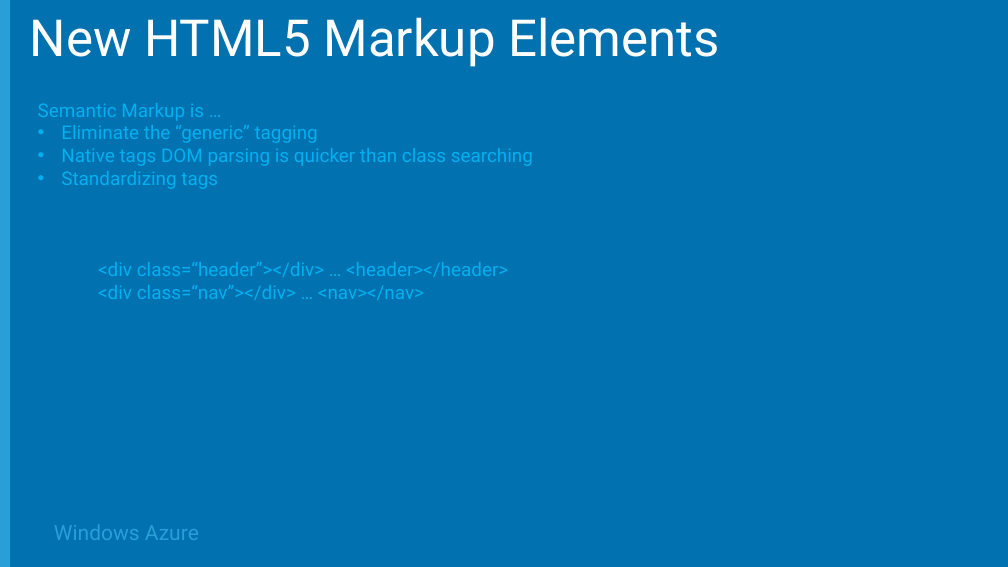
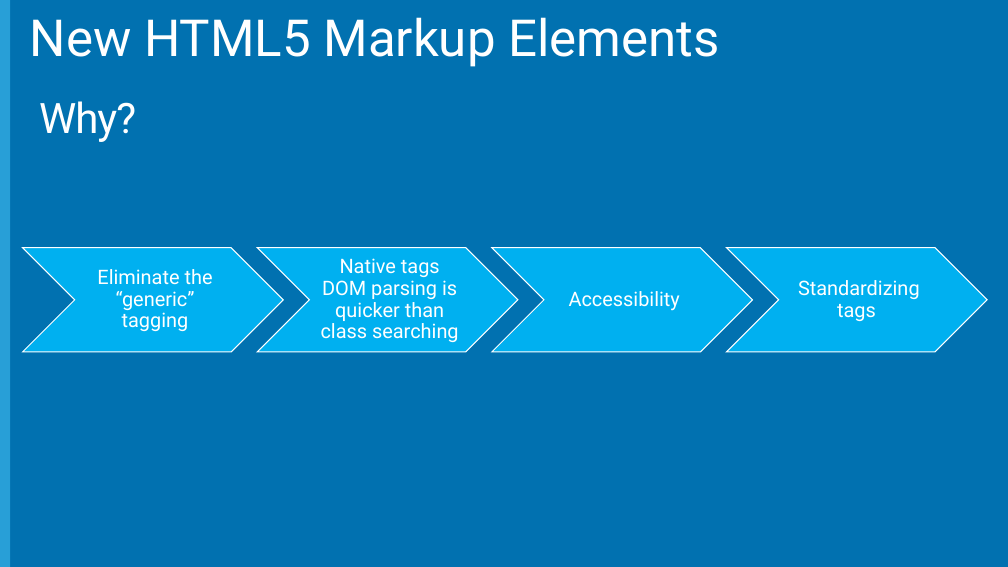
Before and after one commit to Microsoft-Web/DECK-Modern-Web-Front-Ends, a slide deck: slide 13 of 4-Modern-web-front-ends.pptx (slide 10 before the commit). Drawn at 1008x567 pixels with LibreOffice and Linux fonts; fonts in the diff are those of the drawing; background and template pictures are left out. Boxes give left, top, right and bottom in pixels: in the first picture for what was removed or moved away, otherwise in the second. Text is boxed around its words. In the diff, an @@ line names an element or a change of style, - is before the commit and + after.

```diff
--- a/4-Modern-web-front-ends.pptx
+++ b/4-Modern-web-front-ends.pptx
@@ text at [38,103,318,143]: paragraphs removed @@
-Semantic Markup is …
-• Eliminate the “generic” tagging
@@ text added at [39,101,136,142], 40 pt, text #FFFFFF @@
+Why?
@@ text at [61,171,218,189]: paragraph removed @@
-• Standardizing tags
@@ text removed at [98,262,508,300] @@
-<div class=“header”></div> … <header></header>
-<div class=“nav”></div> … <nav></nav>
@@ text "Native tags DOM parsing is ...": place and size @@
-text "Native tags DOM parsing is ..." at [38,103,533,189]
+text "Native tags DOM parsing is ..." at [321,258,459,342]
@@ text "Native tags DOM parsing is ..." at [321,258,459,342]: size 18 to 19 pt, text colour #00B0F0 to #FFFFFF; alignment left to centre; bullet • to none; line spacing 1 to 0.9; more space between paragraphs; vertical alignment top to middle @@
@@ group added at [23,248,988,352]: 4 chevrons, 3 texts @@
+Eliminate the “generic” tagging
+Accessibility
+Standardizing tags
@@ text removed at [54,525,199,540] @@
-Windows Azure
```
Also in this commit, not shown: 26 other slides changed, 6 slides added, 1 slide removed.
